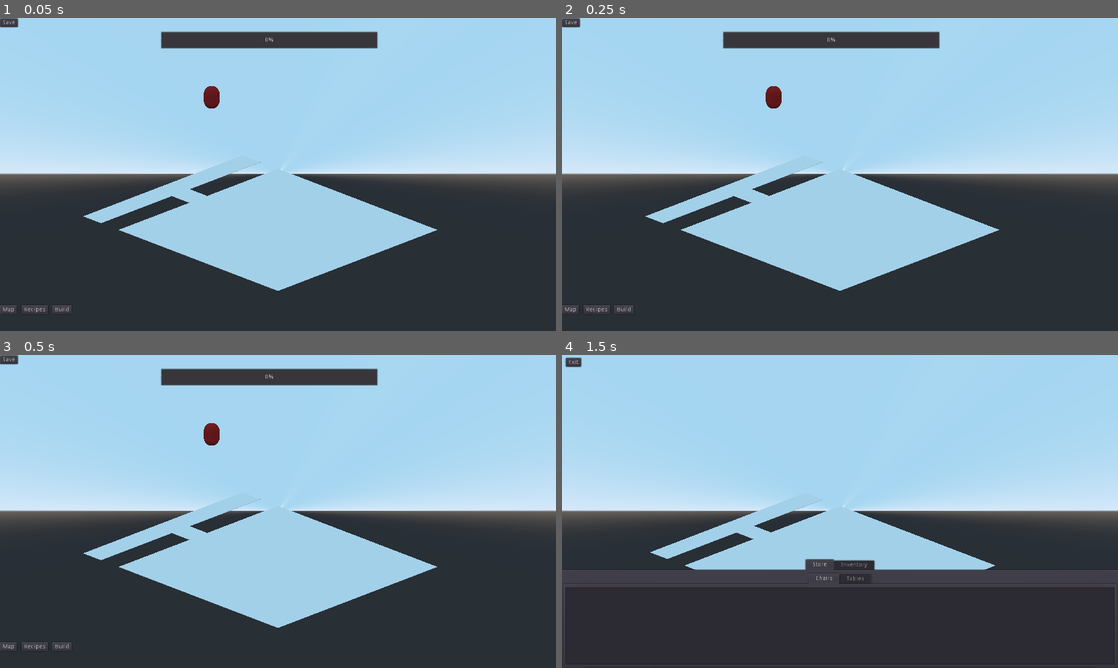
Above: before the commit, frames 1-4 (two rows, left to right).
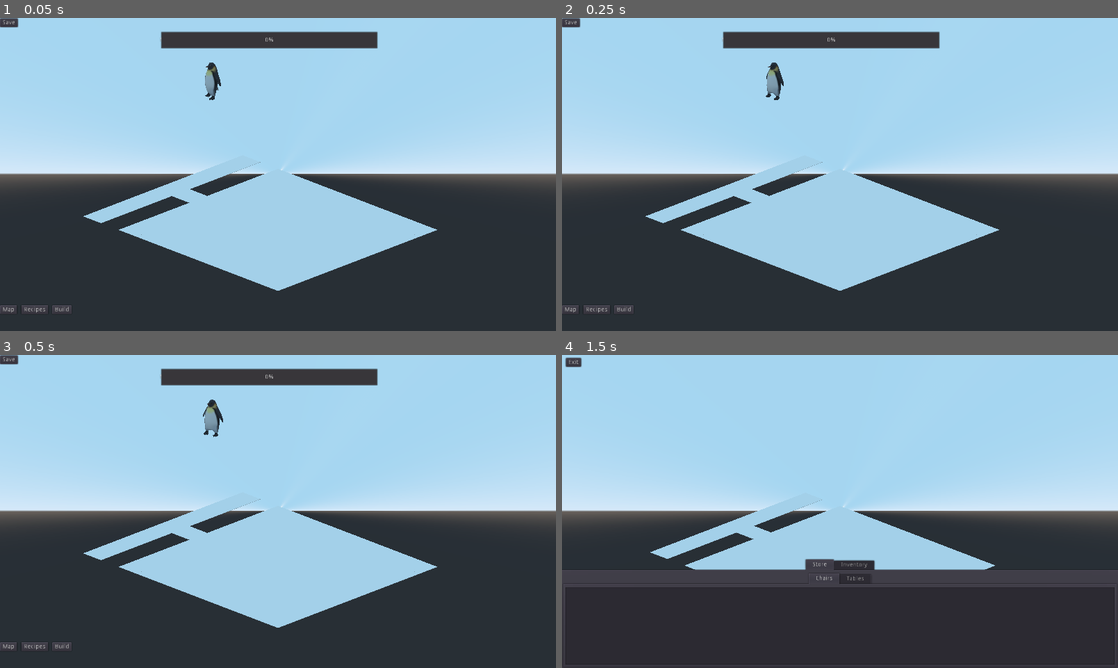
Above: after the commit, the same moments.

Repository: bigigloogames/Emperor-s-Restaurant
Game: Godot game, scene res://scenes/Restaurant.tscn
Same seed, same stepped clock (60 frames per second), same inputs: the game is played once before the commit and once after it. The project has no main scene, so this scene is started directly.
Inputs (mouse positions are in pixels of both pictures, inside the frame that each line leads up to):
- Up to frame 1 (0.05 s): no input
- Up to frame 2 (0.25 s): no input
- Up to frame 3 (0.5 s): no input
- Up to frame 4 (1.5 s): click "Build" at 0.5 s; tap Enter at 1.25 s; move the mouse to (962, 495) at 1.27 s; hold Up (ui_up) from 1.28 s (still down); tap Mouse wheel down (wheel_down) at 1.35 s; click (962, 495) at 1.42 s

The runs differ from the first frame. In frame 1, 0.3% of the frame differs, in the area x 36-40%, y 14-29%; in frame 2, 0.4%; in frame 3, 0.4%, in the area x 36-41%, y 14-29%; in frame 4, nothing differs.

Commit message:
Add Penguins to Restaurant

Diff:
--- a/scenes/Unit.tscn
+++ /dev/null
@@ -1,28 +0,0 @@
-[gd_scene load_steps=5 format=2]
-
-[ext_resource path="res://scripts/Unit.gd" type="Script" id=1]
-
-[sub_resource type="CapsuleMesh" id=2]
-radius = 0.25
-mid_height = 0.25
-
-[sub_resource type="SpatialMaterial" id=3]
-albedo_color = Color( 0.72549, 0.137255, 0.137255, 1 )
-
-[sub_resource type="CapsuleShape" id=4]
-radius = 0.3
-height = 0.2
-
-[node name="Unit" type="KinematicBody"]
-transform = Transform( 1, 0, 0, 0, 1, 0, 0, 0, 1, 0, 1, 0 )
-collision_layer = 2
-script = ExtResource( 1 )
-
-[node name="MeshInstance" type="MeshInstance" parent="."]
-transform = Transform( 1, 0, 0, 0, -1.62921e-07, -1, 0, 1, -1.62921e-07, 0, 0, 0 )
-mesh = SubResource( 2 )
-material/0 = SubResource( 3 )
-
-[node name="CollisionShape" type="CollisionShape" parent="."]
-transform = Transform( 1, 0, 0, 0, -1.62921e-07, -1, 0, 1, -1.62921e-07, 0, 0, 0 )
-shape = SubResource( 4 )
--- a/scripts/Astar.gd
+++ b/scripts/Astar.gd
@@ -21,17 +21,17 @@
 	clear()
 	var seats = []
 	for m in room_size:
-		set_cell_item(-2, 1, m, PATH_TILE, 0)
+		set_cell_item(-2, 0, m, PATH_TILE, 0)
 		for n in room_size:
 			if furniture[m][n] == null:
-				set_cell_item(m, 1, n, PATH_TILE, 0)
+				set_cell_item(m, 0, n, PATH_TILE, 0)
 			elif tables.has(int(furniture[m][n][0])):
 				var chair = valid_chair(m, n, furniture, room_size, chairs)
 				if chair:
-					set_cell_item(chair.x, 1, chair.z, SEAT_TILE, 0)
-					set_cell_item(m, 1, n, TABLE_TILE, 0)
-					seats.append([chair, Vector3(m, 1, n)])
-	set_cell_item(-1, 1, int(room_size/2), PATH_TILE, 0)
+					set_cell_item(chair.x, 0, chair.z, SEAT_TILE, 0)
+					set_cell_item(m, 0, n, TABLE_TILE, 0)
+					seats.append([chair, Vector3(m, 0, n)])
+	set_cell_item(-1, 0, int(room_size/2), PATH_TILE, 0)
 	return seats
 
 
@@ -46,7 +46,7 @@
 			continue
 		var furni = furniture[x][z]
 		if furni and chairs.has(int(furni[0])) and furni[1] == cell[2]:
-			return Vector3(x, 1, z)
+			return Vector3(x, 0, z)
 	return null
 
 
--- a/scripts/Penguins/AnimationTree.gd
+++ b/scripts/Penguins/AnimationTree.gd
@@ -1,6 +1,5 @@
 extends AnimationTree
 
-Í
 func _ready():
 	self.active = true
 
--- a/scripts/Penguins/Penguin.gd
+++ b/scripts/Penguins/Penguin.gd
@@ -1 +1,30 @@
 extends KinematicBody
+
+var path = []
+var path_idx = 0
+const move_speed = 3
+
+func _ready():
+	set_collision_mask_bit(0, 0)
+	add_to_group("customers")
+	translation.x = -3
+	translation.y = 2
+	var col = CollisionShape.new()
+	var box = BoxShape.new()
+	box.extents = Vector3(0.1, 0.3, 0.1)
+	col.translation.y = 0.3
+	col.shape = box
+	add_child(col)
+
+func _process(delta):
+	if path_idx < path.size():
+		var mov_vec = (path[path_idx] - global_transform.origin)
+		if mov_vec.length() < 0.1:
+			path_idx += 1
+		else:
+			move_and_slide(mov_vec.normalized() * move_speed, Vector3.UP)
+
+
+func take_path(new_path):
+	path = new_path
+	path_idx = 0
--- a/scripts/Restaurant.gd
+++ b/scripts/Restaurant.gd
@@ -1,6 +1,10 @@
 extends Node
 
-const Unit = preload("res://scenes/Unit.tscn")
+const AdeliePenguin = preload("res://scenes/Penguins/AdeliePenguin.tscn")
+const ChinstrapPenguin = preload("res://scenes/Penguins/ChinstrapPenguin.tscn")
+const EmperorPenguin = preload("res://scenes/Penguins/EmperorPenguin.tscn")
+const GentooPenguin = preload("res://scenes/Penguins/GentooPenguin.tscn")
+const KingPenguin = preload("res://scenes/Penguins/KingPenguin.tscn")
 
 onready var Cam = $CameraOrigin/Camera
 onready var Build = $Control/Panel
@@ -42,23 +46,42 @@
 
 func _on_CustomerTimer_timeout():  # Spawn customers
 	if seats:
-		var NewUnit = Unit.instance()
-		self.add_child(NewUnit)
+		var customer = null
+		var species = randi() % 5 + 1
+		match species:
+			1:
+				customer = AdeliePenguin.instance()
+			2:
+				customer = ChinstrapPenguin.instance()
+			3:
+				customer = EmperorPenguin.instance()
+			4:
+				customer = GentooPenguin.instance()
+			5:
+				customer = KingPenguin.instance()
+		self.add_child(customer)
 		var free_seat = seats.pop_back()[0]
 		Astar.toggle_seat(free_seat)
-		NewUnit.move_to(free_seat)
+		move_to(customer, free_seat)
 		Astar.toggle_seat(free_seat)
+
+
+func move_to(body, destination):
+	var path = Astar.generate_path(body.global_transform.origin, destination)
+	body.take_path(path)
 
 
 func spawn_waiters():
 	waiters.clear()
-	var Waiter = Unit.instance()
+	var Waiter = EmperorPenguin.instance()
 	self.add_child(Waiter)
 	waiters.append(Waiter)
-
-
-func _on_Seating_body_entered(_body, table):  # Detect customers entering seats
-	if not table in queue:
+	Waiter.add_to_group("waiters")
+	Waiter.remove_from_group("customers")
+
+
+func _on_Seating_body_entered(body, table):  # Detect customers entering seats
+	if body.is_in_group("customers") and not table in queue:
 		queue.append(table)
 
 
@@ -69,18 +92,20 @@
 	var waiter = waiters.pop_front()
 	if waiter:
 		Astar.toggle_seat(table)
-		waiter.move_to(table)
+		move_to(waiter, table)
 		Astar.toggle_seat(table)
 	else:
 		queue.push_front(table)
 
 
 func _on_Table_body_entered(body, seat):  # Detect waiter reaching table
+	if !body.is_in_group("waiters"):
+		return
 	var customer = seat.get_overlapping_bodies()
 	if customer.empty():
 		return
 	customer = customer[0]
-	body.move_to(Vector3(0, 1, 0))
+	move_to(body, Vector3(0, 0, 0))
 	var eating_timer = Timer.new()  # Eating time
 	eating_timer.wait_time = 10
 	eating_timer.one_shot = true
@@ -96,11 +121,12 @@
 
 func _on_EatingTimer_timeout(body):  # Customer is finished eating
 	if body:
-		body.move_to(Vector3(-2, 1, 8))
-
-
-func _on_Seating_body_exited(_body, seat):  # Detect customers leaving seats
-	seats.push_back(seat)
+		move_to(body, Vector3(-2, 0, 8))
+
+
+func _on_Seating_body_exited(body, seat):  # Detect customers leaving seats
+	if body.is_in_group("customers"):
+		seats.push_back(seat)
 
 
 func _on_Exit_body_entered(body):  # Dectect customer leaving
@@ -171,6 +197,9 @@
 		var customers = get_tree().get_nodes_in_group("customers")
 		for customer in customers:
 			customer.queue_free()
+		var waiters = get_tree().get_nodes_in_group("waiters")
+		for waiter in waiters:
+			waiter.queue_free()
 	else:
 		var furni_array = init_furni(sav_dict["room_size"])
 		for furni in Furni.get_used_cells():
@@ -265,16 +294,16 @@
 		var table = seat[1]
 		# Seat area
 		var seat_coord = Astar.map_to_world(chair.x, chair.y, chair.z)
-		var chair_area = create_collision_area(seat_coord.x, 1.5, seat_coord.z)
+		var chair_area = create_collision_area(seat_coord.x, 1, seat_coord.z)
 		chair_area.connect("body_entered", self, "_on_Seating_body_entered", [table])
 		chair_area.connect("body_exited", self, "_on_Seating_body_exited", [seat])
 		# Table area
 		var table_coord = Astar.map_to_world(table.x, table.y, table.z)
-		var table_area = create_collision_area(table_coord.x, 1.5, table_coord.z)
+		var table_area = create_collision_area(table_coord.x, 1, table_coord.z)
 		table_area.connect("body_entered", self, "_on_Table_body_entered", [chair_area])
 	# Waiter area
 	var waiter_coord = Astar.map_to_world(0, 1, 0)
-	var waiter_area = create_collision_area(waiter_coord.x, 1.5, waiter_coord.z)
+	var waiter_area = create_collision_area(waiter_coord.x, 1, waiter_coord.z)
 	waiter_area.connect("body_entered", self, "_on_Waiter_body_entered")
 
 
@@ -284,9 +313,7 @@
 	collision.shape = BoxShape.new()
 	collision.shape.extents = Vector3(0.1, 0.1, 0.1)
 	area.add_child(collision)
-	area.translation.x = x
-	area.translation.y = y
-	area.translation.z = z
+	area.translation = Vector3(x, y, z)
 	add_child(area)
 	area.add_to_group("area")
 	return area
--- a/scripts/Unit.gd
+++ /dev/null
@@ -1,26 +0,0 @@
-extends KinematicBody
-
-var path = []
-var path_idx = 0
-const move_speed = 4
-onready var astar_map = get_parent().get_node("Astar")
-
-
-func _ready():
-	add_to_group("customers")
-	translation.x = -3
-	translation.y = 2
-
-
-func _process(delta):
-	if path_idx < path.size():
-		var mov_vec = (path[path_idx] - global_transform.origin)
-		if mov_vec.length() < 0.1:
-			path_idx += 1
-		else:
-			move_and_slide(mov_vec.normalized() * move_speed, Vector3(0, 1, 0))
-
-
-func move_to(target_pos):
-	path = astar_map.generate_path(global_transform.origin, target_pos)
-	path_idx = 0
Binary file changed: assets/3D/Penguins/GentooPenguin/GentooPenguin.bin
